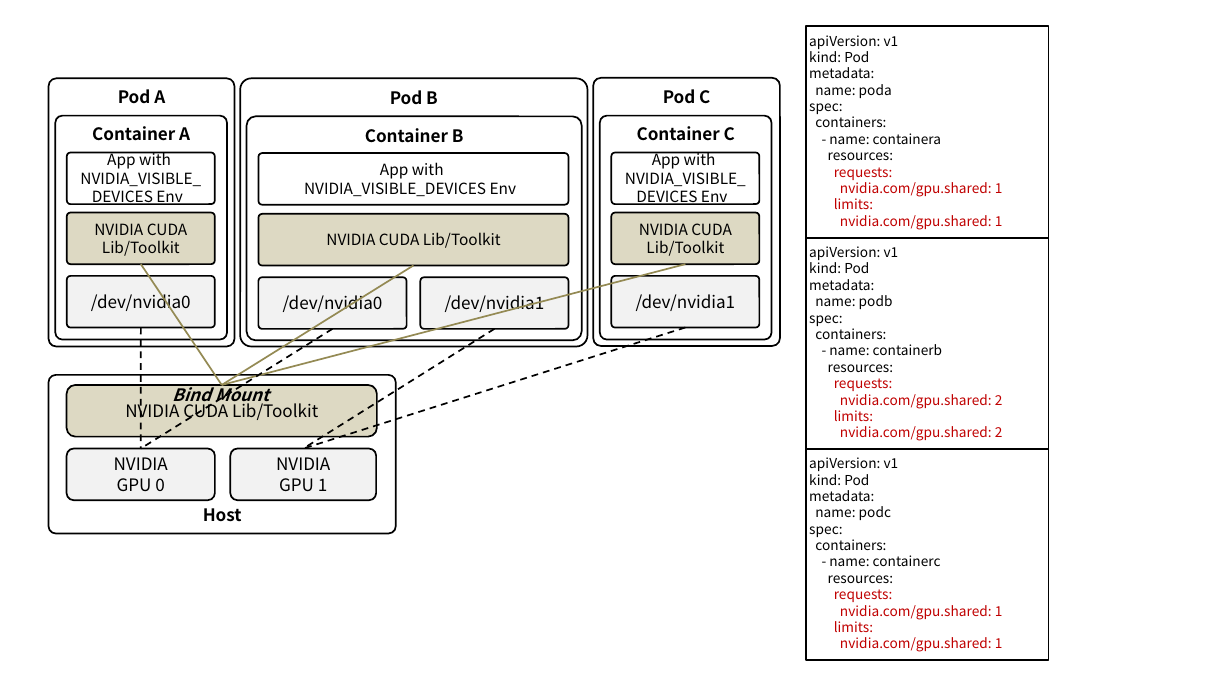
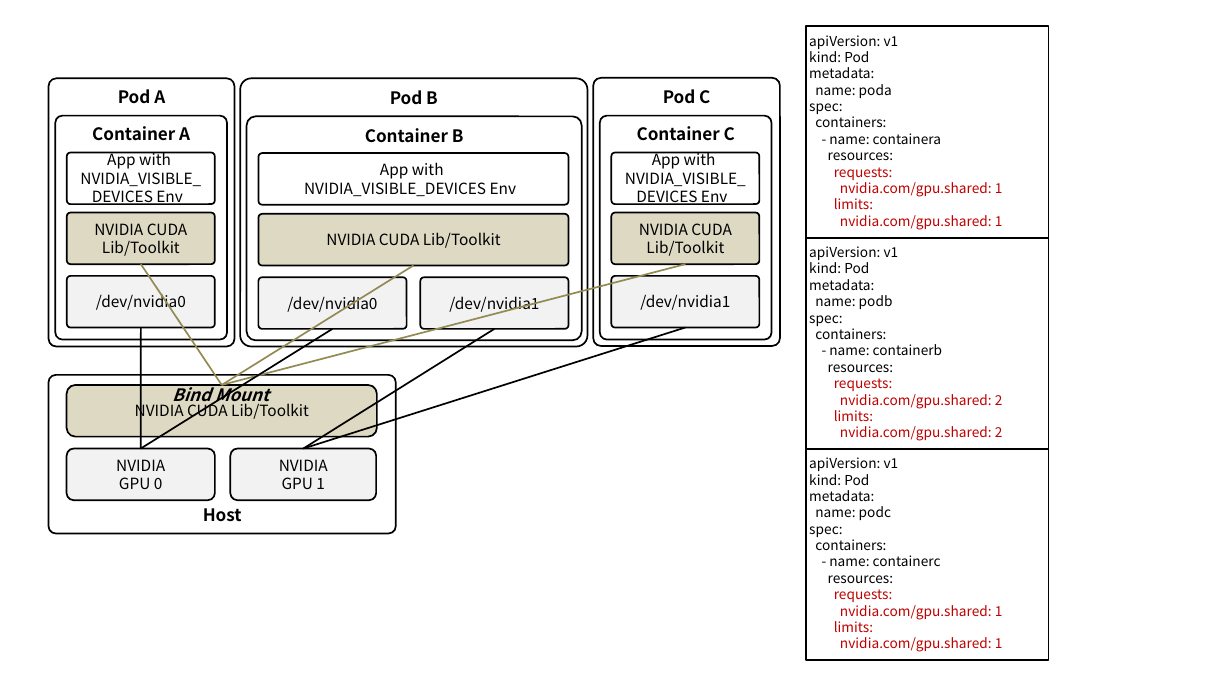
Before and after one commit to ssup2/blog-software, a slide deck: slide 4 of content/docs/theory-analysis/kubernetes-nvidia-device-plugin/images/images.pptx. Drawn at 1232x693 pixels with LibreOffice and Linux fonts; fonts in the diff are those of the drawing. Boxes give left, top, right and bottom in pixels: in the first picture for what was removed or moved away, otherwise in the second. Text is boxed around its words. In the diff, an @@ line names an element or a change of style, - is before the commit and + after.

```diff
--- a/content/docs/theory-analysis/kubernetes-nvidia-device-plugin/images/images.pptx
+++ b/content/docs/theory-analysis/kubernetes-nvidia-device-plugin/images/images.pptx
@@ line (140, 328) - (140, 448): stroke #000000 1 pt dashed to #000000 1 pt @@
@@ line (333, 329) - (140, 448): stroke #000000 1 pt dashed to #000000 1 pt @@
@@ line (494, 329) - (303, 448): stroke #000000 1 pt dashed to #000000 1 pt @@
@@ line (685, 328) - (303, 448): stroke #000000 1 pt dashed to #000000 1 pt @@
@@ size 10 to 9 pt in 7 elements at bbox=[259, 277, 407, 329], bbox=[420, 277, 568, 329], bbox=[67, 276, 214, 328], bbox=[611, 276, 759, 328], bbox=[67, 448, 214, 500], bbox=[230, 448, 376, 500], bbox=[67, 384, 377, 436] @@
```
Also in this commit, not shown: 3 other slides changed, 7 other files.
